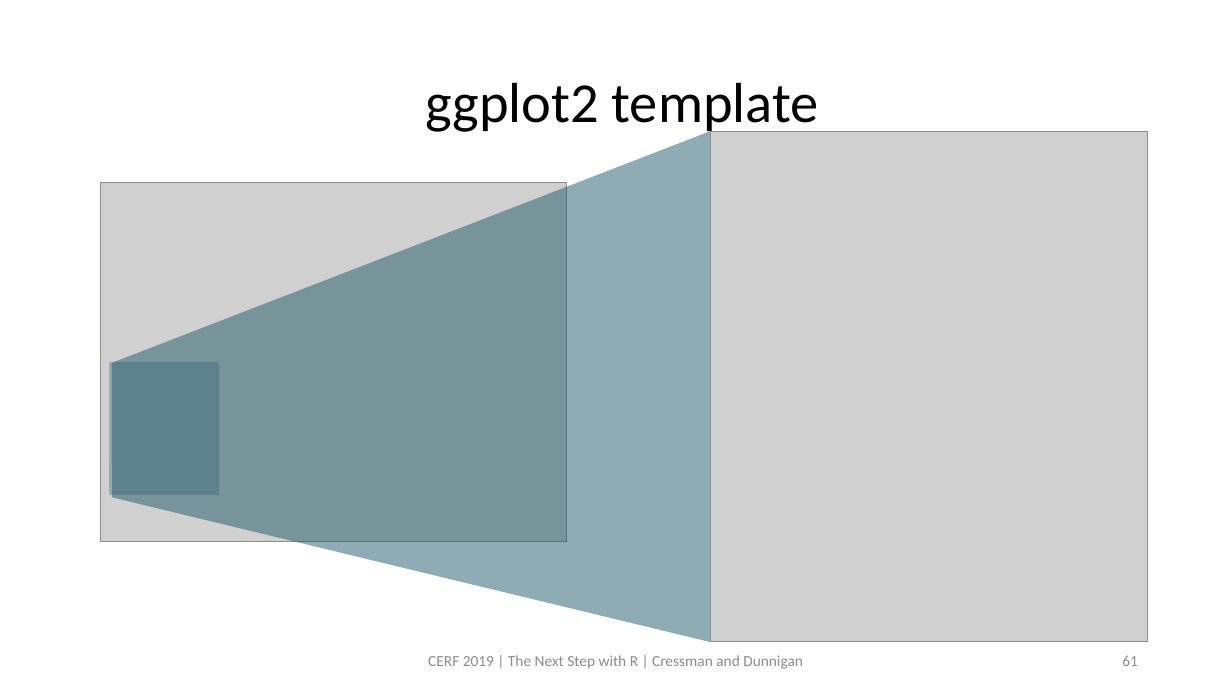
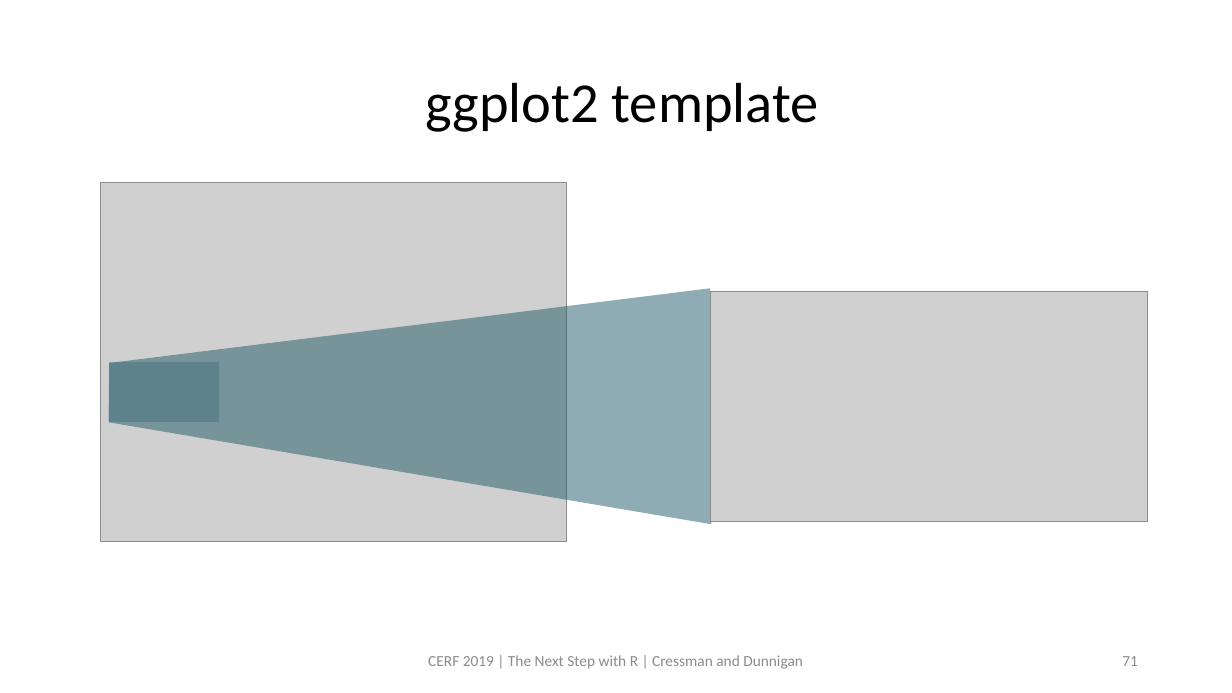
Before and after one commit to swmpkim/2019_CERF, a slide deck: slide 71 of slides/01_Visualize.pptx (slide 61 before the commit). Drawn at 1232x693 pixels with LibreOffice and Linux fonts; fonts in the diff are those of the drawing; grey boxes stand for pictures. Boxes give left, top, right and bottom in pixels: in the first picture for what was removed or moved away, otherwise in the second. Text is boxed around its words. In the diff, an @@ line names an element or a change of style, - is before the commit and + after.

```diff
--- a/slides/01_Visualize.pptx
+++ b/slides/01_Visualize.pptx
@@ freeform shape: place and size @@
-freeform shape at bbox=[112, 131, 712, 642]
+freeform shape at bbox=[109, 289, 711, 525]
@@ picture: place and size @@
-picture at bbox=[711, 131, 1148, 641]
+picture at bbox=[711, 291, 1148, 522]
@@ rectangle: place and size @@
-rectangle at bbox=[109, 362, 219, 495]
+rectangle at bbox=[109, 362, 219, 422]
@@ page number at bbox=[1122, 656, 1138, 666]: text changed @@
-61
+71
```
Also in this commit, not shown: 9 other slides changed, 10 slides added.
